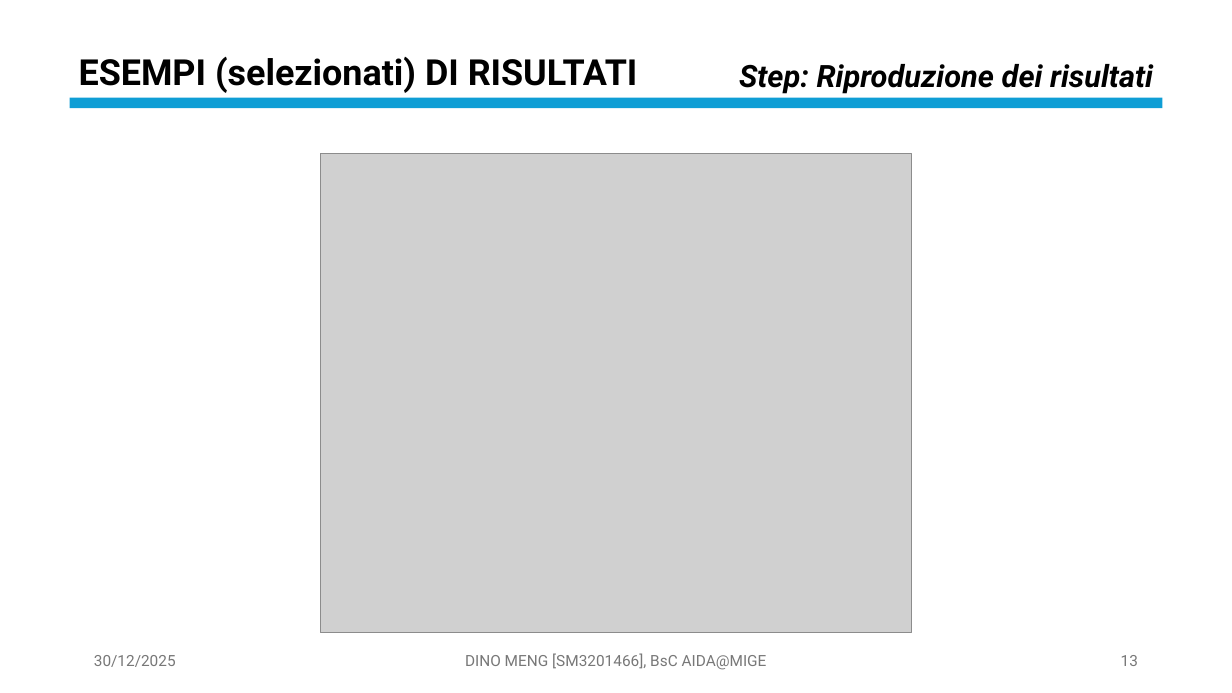
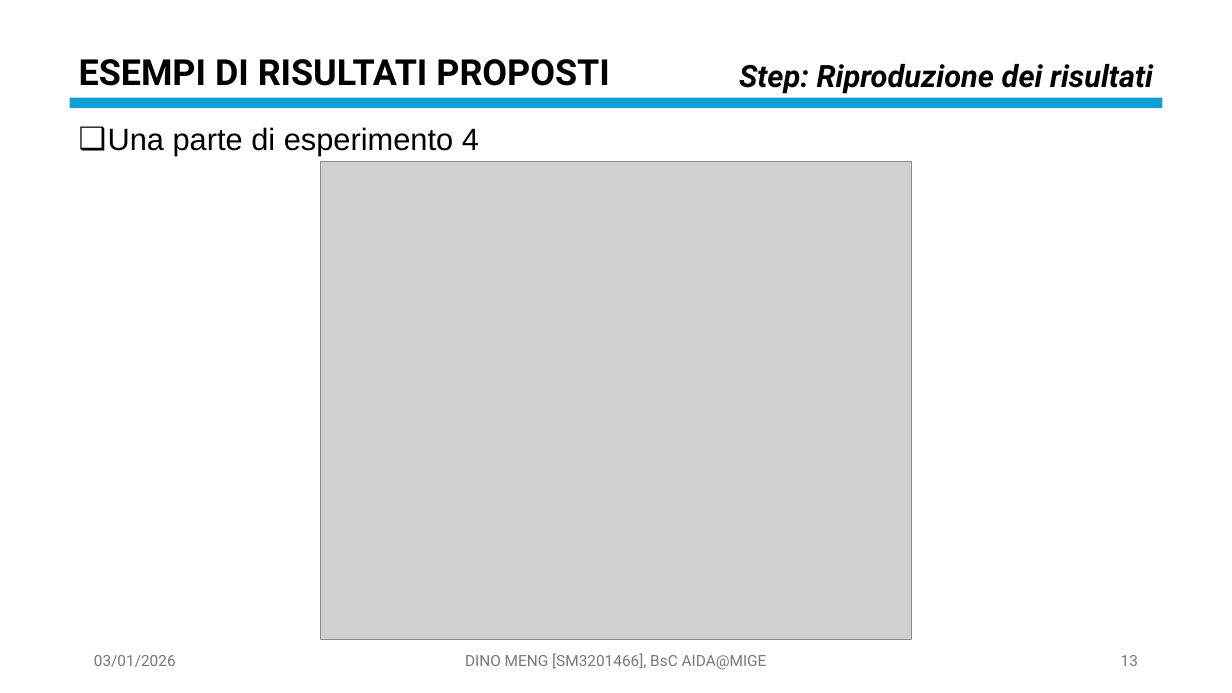
Before and after one commit to OdinMeng/AIDA-UNIVERSITY-NOTES-2025-2026, a slide deck: slide 13 of Complex Systems/project/PresentationPROJECTSM3201466.pptx. Drawn at 1232x693 pixels with LibreOffice and Linux fonts; fonts in the diff are those of the drawing; grey boxes stand for pictures. Boxes give left, top, right and bottom in pixels: in the first picture for what was removed or moved away, otherwise in the second. Text is boxed around its words. In the diff, an @@ line names an element or a change of style, - is before the commit and + after.

```diff
--- a/Complex Systems/project/PresentationPROJECTSM3201466.pptx
+++ b/Complex Systems/project/PresentationPROJECTSM3201466.pptx
@@ text at bbox=[79, 59, 609, 86]: text changed @@
-ESEMPI (selezionati) DI RISULTATI
+ESEMPI DI RISULTATI PROPOSTI
@@ text added at bbox=[108, 127, 479, 156], 24 pt, text #000000 @@
+❑ Una parte di esperimento 4
@@ picture: place and size @@
-picture at bbox=[321, 153, 912, 632]
+picture at bbox=[321, 161, 912, 640]
@@ text at bbox=[94, 655, 176, 667]: text changed @@
-30/12/2025
+03/01/2026
```
Also in this commit, not shown: 24 other slides changed, 6 slides added, 3 other files.
